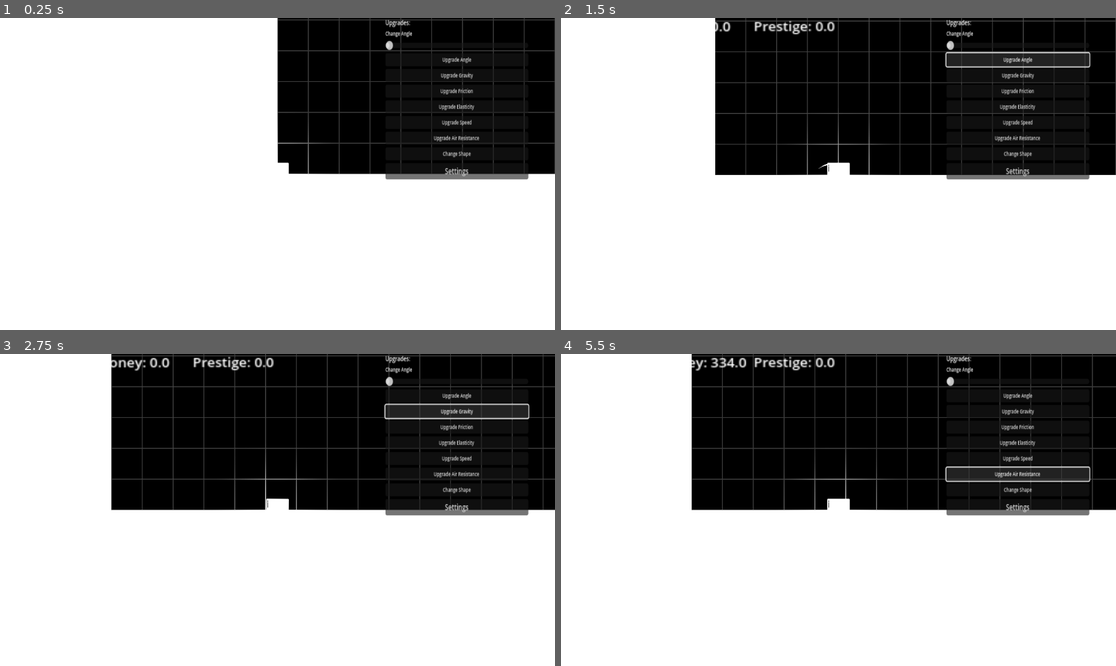
Above: before the commit, frames 1-4 (two rows, left to right).
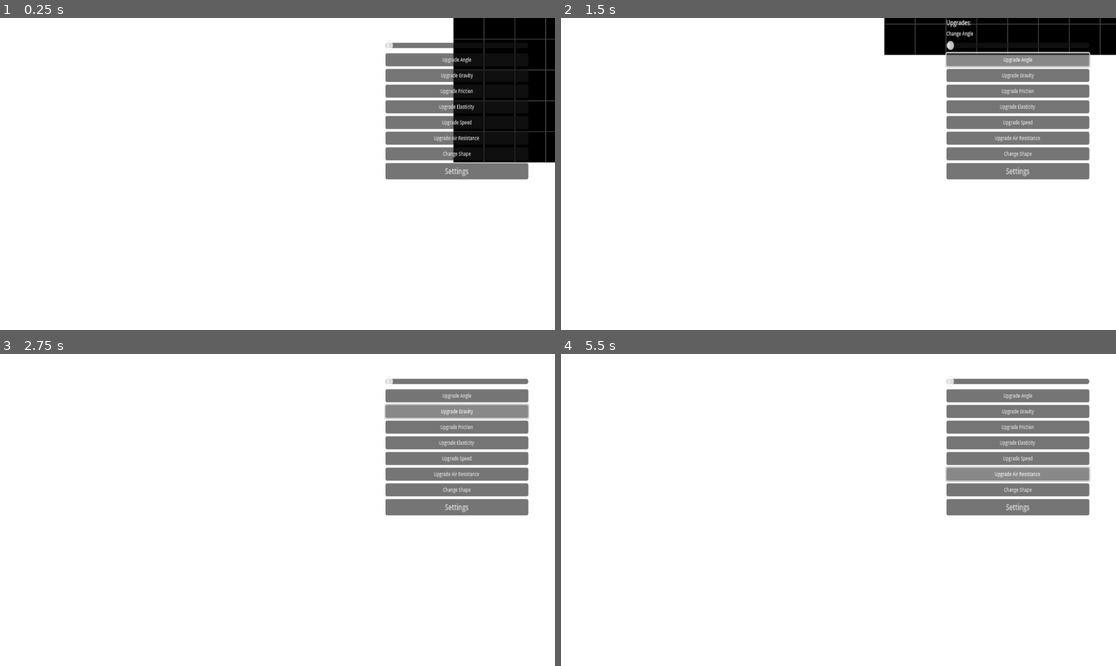
Above: after the commit, the same moments.

Repository: Lueegee1/Skr-t-Kast-Spil
Game: Godot game, scene res://main/root.tscn
Same seed, same stepped clock (60 frames per second), same inputs: the game is played once before the commit and once after it.
Inputs:
- Up to frame 1 (0.25 s): no input
- Up to frame 2 (1.5 s): click "Change Shape" at 0.5 s; click "Upgrade Angle" at 1.25 s
- Up to frame 3 (2.75 s): click "Upgrade Gravity" at 2 s
- Up to frame 4 (5.5 s): click "Upgrade Friction" at 2.75 s; click "Upgrade Elasticity" at 3.5 s; click "Upgrade Speed" at 4.25 s; click "Upgrade Air Resistance" at 5 s

The runs differ from the first frame. In frame 1, 17% of the frame differs, in the area x 49-100%, y 0-51%; in frame 2, 32%; in frame 3, 40%, in the area x 20-100%, y 0-51%; in frame 4, 38%.

Commit message:
Updated collisions to follow sprite

Diff:
--- a/main/BallMechanics.gd
+++ b/main/BallMechanics.gd
@@ -25,7 +25,7 @@
 # defining object paths
 @onready var StartPos = $"../Marker2D".global_position # start position of the RigidBody2D
 @onready var Sprite = $Sprite2D                        # sprite of the RigidBody2D
-@onready var collision = $CollisionPolygon2D           # collision of the RigidBody2D
+@onready var collision = $CollisionPolygon2D         # collision of the RigidBody2D
 
 #------------------------------------------ Code ------------------------------------------
 
--- a/main/Ui_And_Mainscript.gd
+++ b/main/Ui_And_Mainscript.gd
@@ -29,11 +29,13 @@
 var shape_number = 0
 var num := 1
 @onready var object = $LaunchSite/RigidBody2D/Sprite2D
+@onready var collisionshape = $LaunchSite/RigidBody2D/CollisionPolygon2D
 
 func _ready() -> void:
 	#music
 	music_player.play_main_theme(load("res://Assets/Sound/Main theme loopable.wav"))
-	object.texture = load("res://Assets/Sprites/shapes with glare/%d.png" % num)
+	object.texture = load("res://Assets/Sprites/shapes without glare/%d.png" % num)
+	collision_follow_sprite(object, collisionshape)
 	object.scale = Vector2(0.1,0.1)
 
 
@@ -104,11 +106,13 @@
 
 
 func _on_shape_changed():
-	if num <= 6:
-		object.texture = load("res://Assets/Sprites/shapes with glare/%d.png" % num)
+	if num < 6:
+		num += 1
+		object.texture = load("res://Assets/Sprites/shapes without glare/%d.png" % num)
 		object.scale = Vector2(0.1, 0.1)
 		object.modulate = Color.WHITE
-		num += 1
+		collision_follow_sprite(object, collisionshape)
+
 
 
 
@@ -118,3 +122,34 @@
 	main.add_child(menu)
 	Global.in_menu = true
 	#$UI/Camera2D/CanvasLayer/VBoxContainer.visible = false
+
+func collision_follow_sprite(sprite: Sprite2D, collider: CollisionPolygon2D):
+	var tex := sprite.texture
+	if tex == null:
+		return
+
+	# Convert texture → image
+	var img: Image = tex.get_image()
+	var outline := []
+
+	var width := img.get_width()
+	var height := img.get_height()
+
+	for y in range(height):
+		for x in range(width):
+			var a := img.get_pixel(x, y).a
+			if a > 0.1:
+				var is_edge := false
+				for ny in range(-1, 2):
+					for nx in range(-1, 2):
+						if nx == 0 and ny == 0:
+							continue
+						var px := x + nx
+						var py := y + ny
+						if px >= 0 and py >= 0 and px < width and py < height:
+							if img.get_pixel(px, py).a <= 0.1:
+								is_edge = true
+				if is_edge:
+					outline.append(Vector2(x, y))
+	if outline.size() > 8:
+		collider.polygon = Geometry2D.convex_hull(outline)
--- a/main/main.tscn
+++ b/main/main.tscn
@@ -22,9 +22,6 @@
 friction = 0.5
 bounce = 0.5
 
-[sub_resource type="RectangleShape2D" id="RectangleShape2D_4dugh"]
-size = Vector2(24, 21.802841)
-
 [sub_resource type="ShaderMaterial" id="ShaderMaterial_bsumw"]
 shader = ExtResource("5_0i4oc")
 
@@ -180,9 +177,7 @@
 angular_damp = 100.0
 script = ExtResource("2_pjrb6")
 
-[node name="CollisionPolygon2D" type="CollisionShape2D" parent="LaunchSite/RigidBody2D"]
-position = Vector2(12, -10.819267)
-shape = SubResource("RectangleShape2D_4dugh")
+[node name="CollisionPolygon2D" type="CollisionPolygon2D" parent="LaunchSite/RigidBody2D"]
 
 [node name="Sprite2D" type="Sprite2D" parent="LaunchSite/RigidBody2D"]
 material = SubResource("ShaderMaterial_bsumw")
Not shown: 1 places in main/main.tscn that only renumber resources
